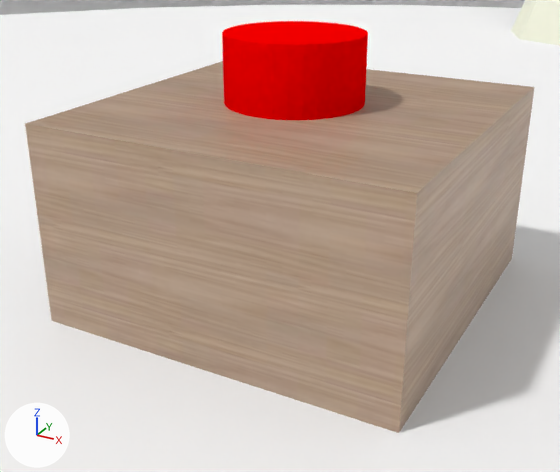
What one commit did to the Blender file data/levels/castle_hall.blend.
Before and after are seen from a 50 mm camera at (1.58, -2.37, 12.69) aimed at (0.21, 0.11, 11.45). The axes (+X, +Y, +Z) are drawn at lower left. The lights are the same throughout.

Objects in the first picture: 'Button', 'ButtonBase', 'Dome', 'DomeRoof', 'RoofLine2'.
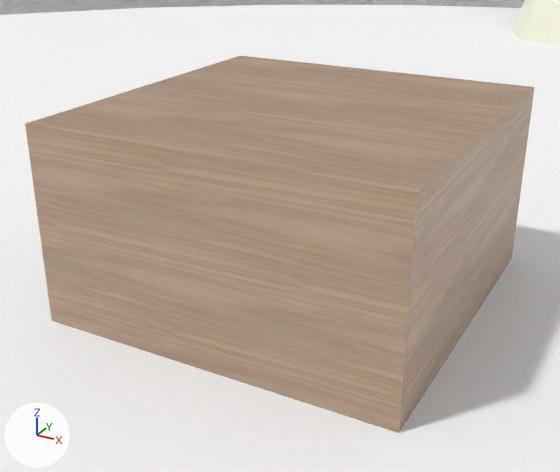
The change, as JSON lines over the scene's bpy script:
```json
{"op": "remove", "block": "ob_button", "code": ["ob_button = bpy.data.objects.new('Button', me_meshbutton)", "ob_button.location = (0.141, 0.363, 11.858)", "ob_button.scale = (5.0, 5.0, 5.0)"]}
```

Changed parts and their boxes [x1, y1, x2, y2] in the pictures (560 x 472 px):
```json
{"object": "Button", "change": "deleted", "before": [222, 21, 368, 120], "on screen": "red"}
```
